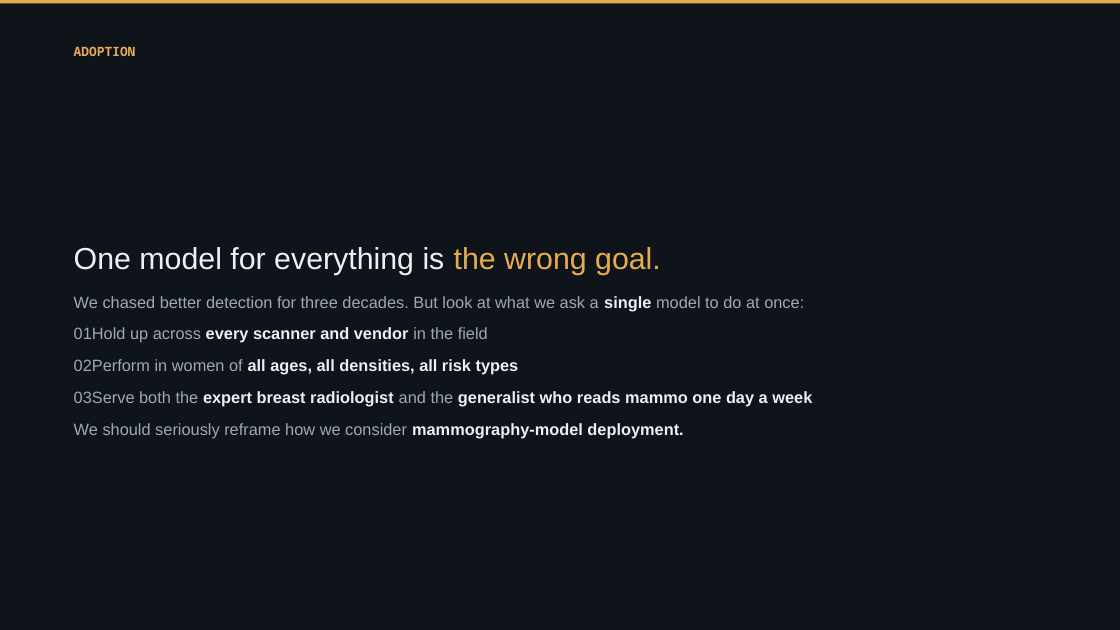
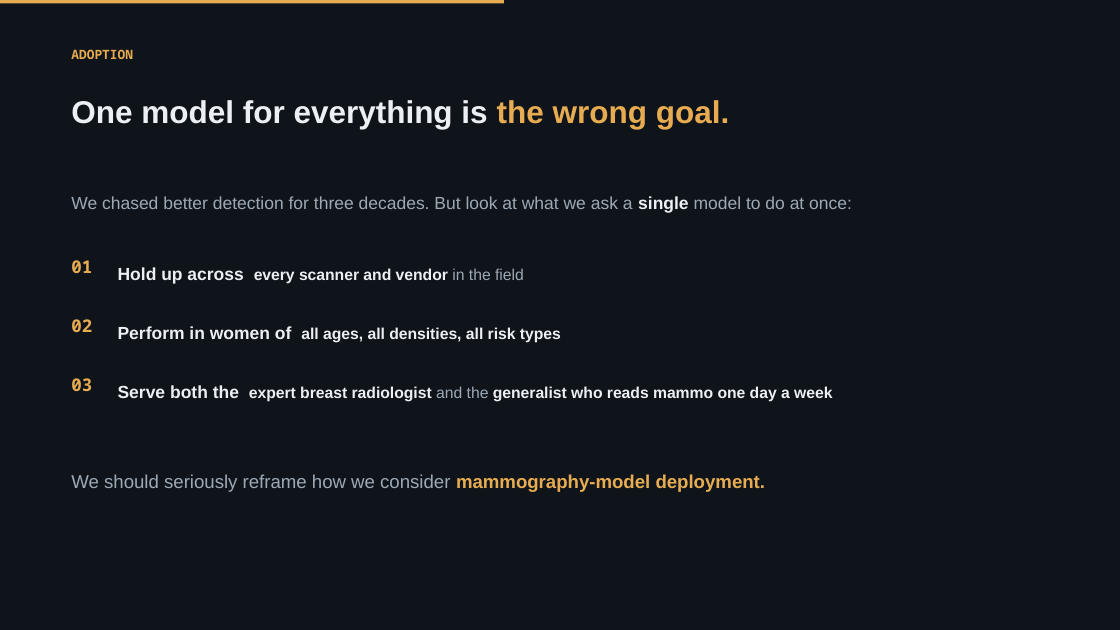
Before and after one commit to Emory-HITI/Mammo, a slide deck: slide 1 of keynote-iwbi-2026/pptx/sections/IWBI2026_Trivedi_06c_adoption.pptx. Drawn at 1120x630 pixels with LibreOffice and Linux fonts; fonts in the diff are those of the drawing; background and template pictures are left out. Boxes give left, top, right and bottom in pixels: in the first picture for what was removed or moved away, otherwise in the second. Text is boxed around its words. In the diff, an @@ line names an element or a change of style, - is before the commit and + after.

```diff
--- a/keynote-iwbi-2026/pptx/sections/IWBI2026_Trivedi_06c_adoption.pptx
+++ b/keynote-iwbi-2026/pptx/sections/IWBI2026_Trivedi_06c_adoption.pptx
@@ rectangle resized from (x1=0, y1=0, x2=1120, y2=3) to (x1=0, y1=0, x2=504, y2=3) @@
@@ text "ADOPTION" at (x1=71, y1=49, x2=133, y2=59): line spacing 1.28 to 1; less space between paragraphs @@
@@ text "One model for everything is ..." moved from (x1=74, y1=247, x2=661, y2=275) to (x1=71, y1=100, x2=729, y2=129) @@
@@ text "One model for everything is ..." at (x1=71, y1=100, x2=729, y2=129): size 26 to 27 pt, bold on; line spacing 1.06 to 1.1; less space between paragraphs @@
@@ text "We chased better detection for ..." moved from (x1=74, y1=296, x2=804, y2=311) to (x1=71, y1=196, x2=852, y2=213) @@
@@ text "We chased better detection for ..." at (x1=71, y1=196, x2=852, y2=213): size 14 to 15 pt; line spacing 1.28 to 1.35; less space between paragraphs @@
@@ text added at (x1=71, y1=260, x2=92, y2=273), 15 pt, text #E7AC51, bold @@
+01
@@ text at (x1=118, y1=267, x2=524, y2=284): text changed; size 14 to 13.5 pt; text colour #9DA9B5 to #ECEFF3; bold on @@
-01Hold up across every scanner and vendor in the field
+Hold up across every scanner and vendor in the field
@@ text added at (x1=71, y1=319, x2=92, y2=332), 15 pt, text #E7AC51, bold @@
+02
@@ text at (x1=118, y1=326, x2=561, y2=343): text changed; size 14 to 13.5 pt @@
-02Perform in women of all ages, all densities, all risk types
+Perform in women of all ages, all densities, all risk types
@@ text added at (x1=71, y1=378, x2=92, y2=391), 15 pt, text #E7AC51, bold @@
+03
@@ text at (x1=118, y1=385, x2=832, y2=402): text changed; size 14 to 13.5 pt @@
-03Serve both the expert breast radiologist and the generalist who reads mammo one day a week
+Serve both the expert breast radiologist and the generalist who reads mammo one day a week
@@ text "We should seriously reframe how ..." moved from (x1=74, y1=423, x2=683, y2=439) to (x1=71, y1=474, x2=766, y2=492) @@
@@ text "We should seriously reframe how ..." at (x1=71, y1=474, x2=766, y2=492): size 14 to 16 pt; text colour #ECEFF3 to #E7AC51 in "mammography-model deployment."; line spacing 1.28 to 1.35; less space between paragraphs @@
```
Also in this commit, not shown: 1 other slide changed, 3 other files.
